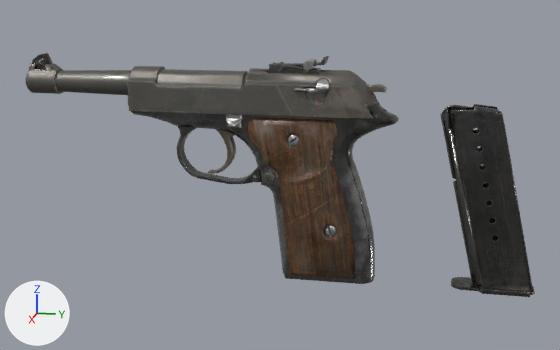
What one commit did to the glTF model assets/props/pistol.glb.
Rendered twice from a 50 mm camera at (0.434, 0.079, 0.116) aimed at (0.0, -0.007, 0.008). The lights are fixed; the arrows at lower left show +X, +Y and +Z. The picture after the commit comes second. Where no turn or scale is listed for an object, it has been applied to the vertices.

In view in the first picture: 'frame', 'mag', 'slide' and 2 more.
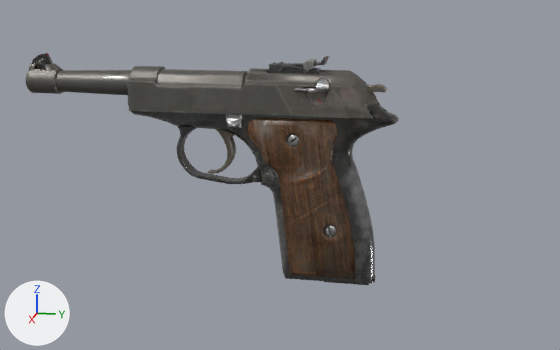
Boxes [x1, y1, x2, y2] around the edits, measured in the pictures (560 x 350 px):
'mag', moved (mostly hidden afterwards)
    before: [440, 104, 535, 297]
    after: [324, 276, 375, 285]

The change, as a list of edits to the scene's bpy script:
```text
Change ob_mag:
    ob_mag.location: (0.0, 0.1119, -0.0014) -> (0.0, 0.0219, -0.0014)
```
